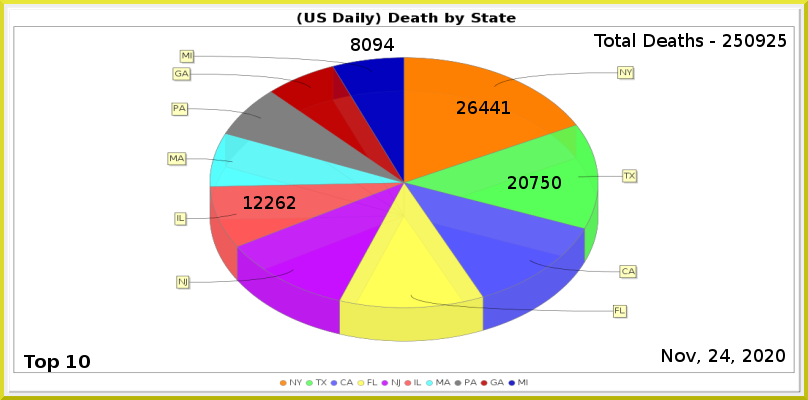
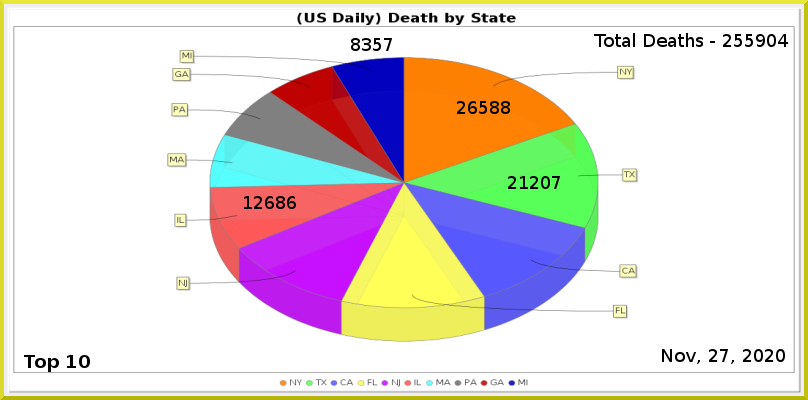
Layered file, before and after one edit (808 × 400). Changes by layer:
painted on "Least" over [362, 38, 394, 51]
painted on "6" over [265, 196, 296, 209]
painted on "2" over [519, 176, 561, 189]
painted on "1" over [479, 101, 510, 114]
renamed "Total Deaths - 250925" to "Total Deaths - 255904", painted on it over [745, 34, 788, 47]
painted on "Current Date" over [720, 349, 730, 362]
painted on "Death_by_State.png" over [167, 49, 639, 342]
